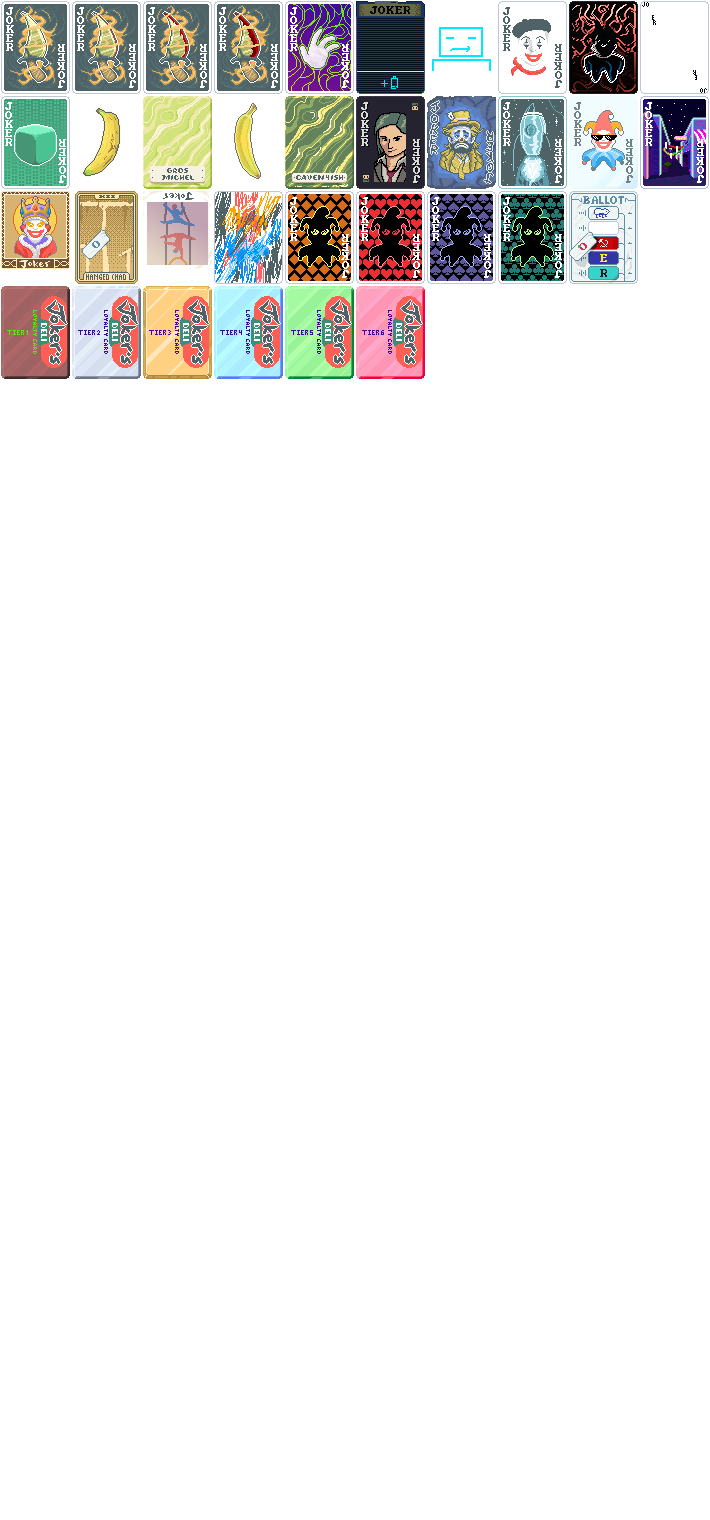
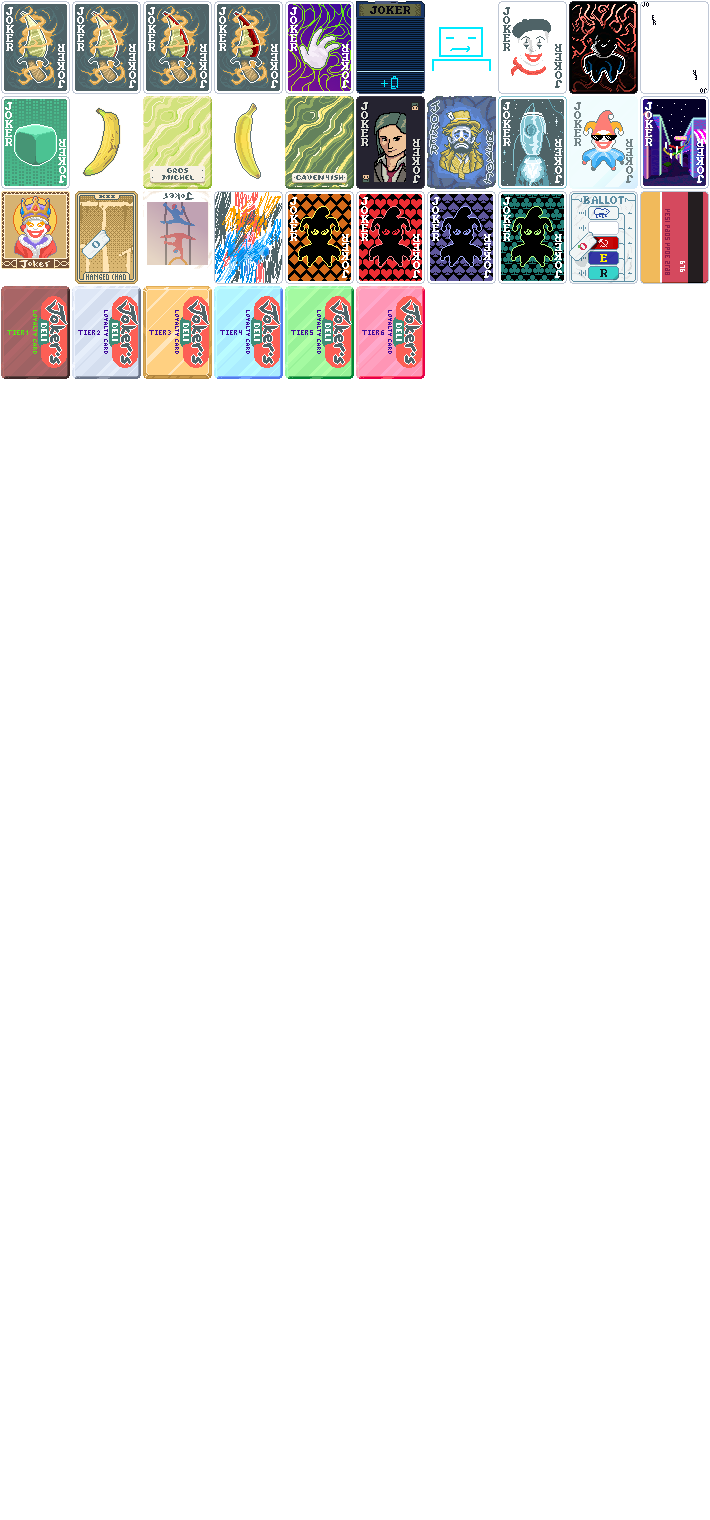
Before/after of a w=710, h=1520 layered artwork. What changed in the layer stack:
added group "credit card" with 2 layers in group "modded" over [640, 191, 709, 284]
added layer "credit card back" in group "credit card" over [641, 192, 708, 283]
added layer "vanilla copy" in group "credit card" over [640, 191, 709, 284]
